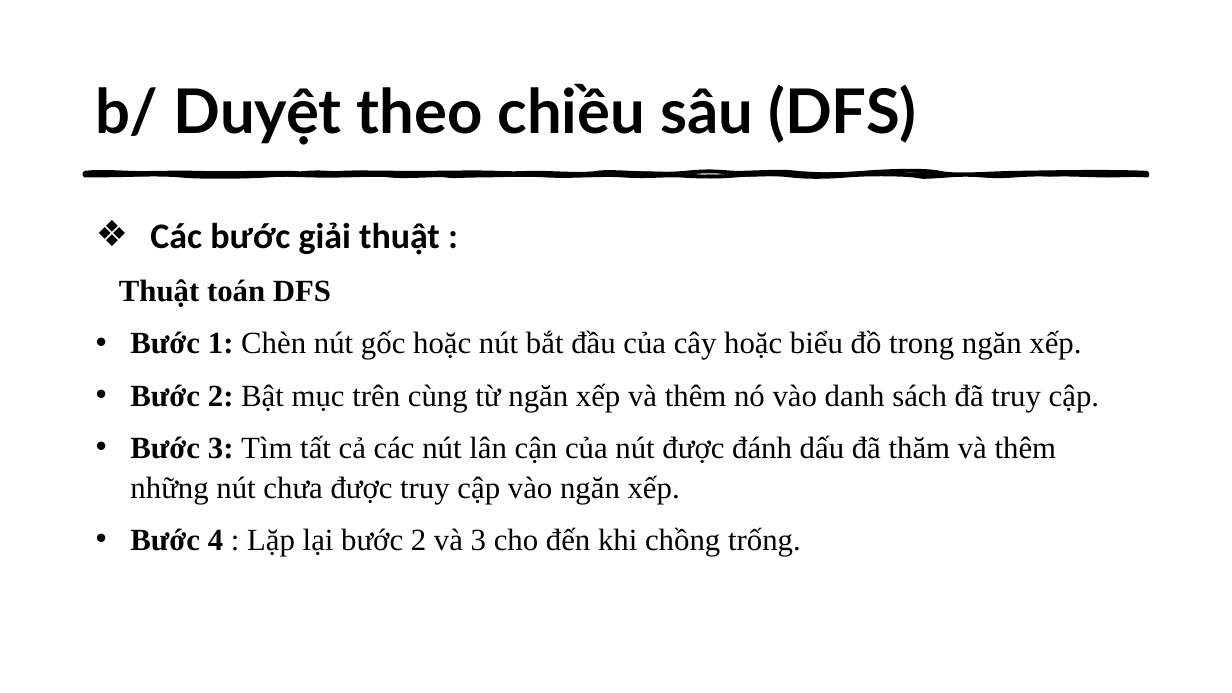
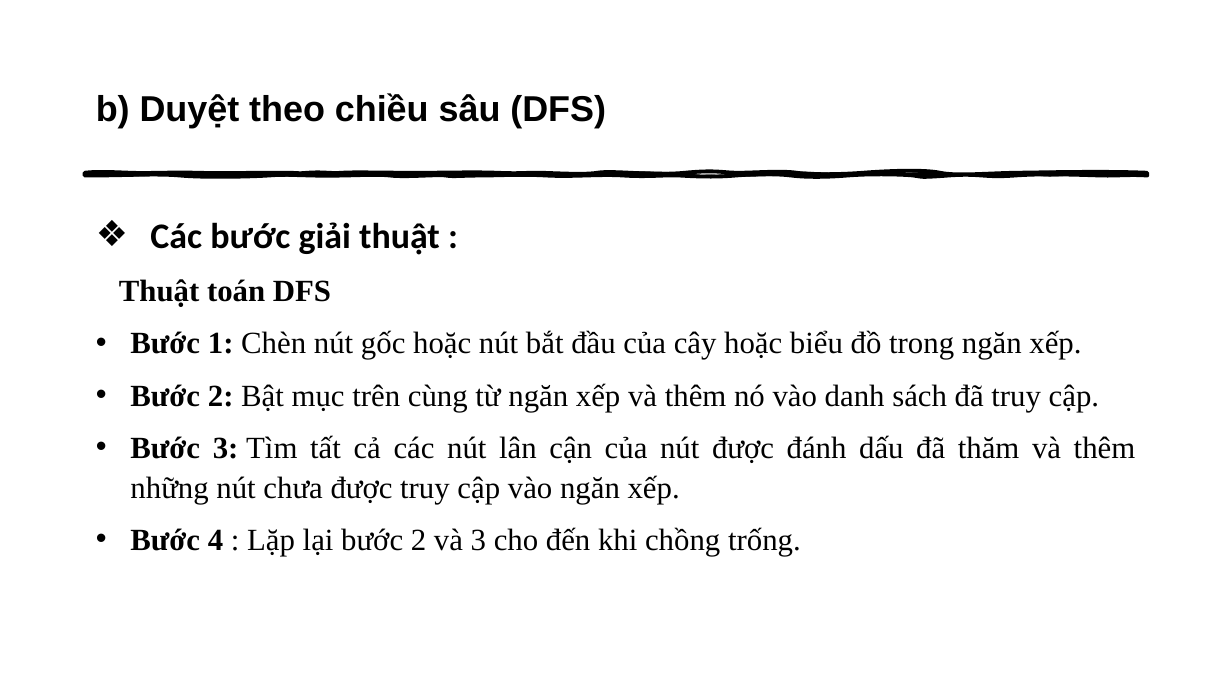
Before and after one commit to thathcmus/CTDL_GT, a slide deck: slide 26 of Cau_Truc_Du_Lieu_Do_Thi_Va_Ung_Dung.pptx (slide 17 before the commit). Drawn at 1232x693 pixels with LibreOffice and Linux fonts; fonts in the diff are those of the drawing. Boxes give left, top, right and bottom in pixels: in the first picture for what was removed or moved away, otherwise in the second. Text is boxed around its words. In the diff, an @@ line names an element or a change of style, - is before the commit and + after.

```diff
--- a/Cau_Truc_Du_Lieu_Do_Thi_Va_Ung_Dung.pptx
+++ b/Cau_Truc_Du_Lieu_Do_Thi_Va_Ung_Dung.pptx
@@ title at (x1=96, y1=93, x2=606, y2=128): text changed; size 48 to 28 pt; font Lato to Arial @@
-b/ Duyệt theo chiều sâu (DFS)
+b) Duyệt theo chiều sâu (DFS)
@@ text "Các bước giải thuật :" at (x1=119, y1=222, x2=1136, y2=556): alignment left to justified @@
```
Also in this commit, not shown: 19 other slides changed, 13 slides added, 2 other files.
